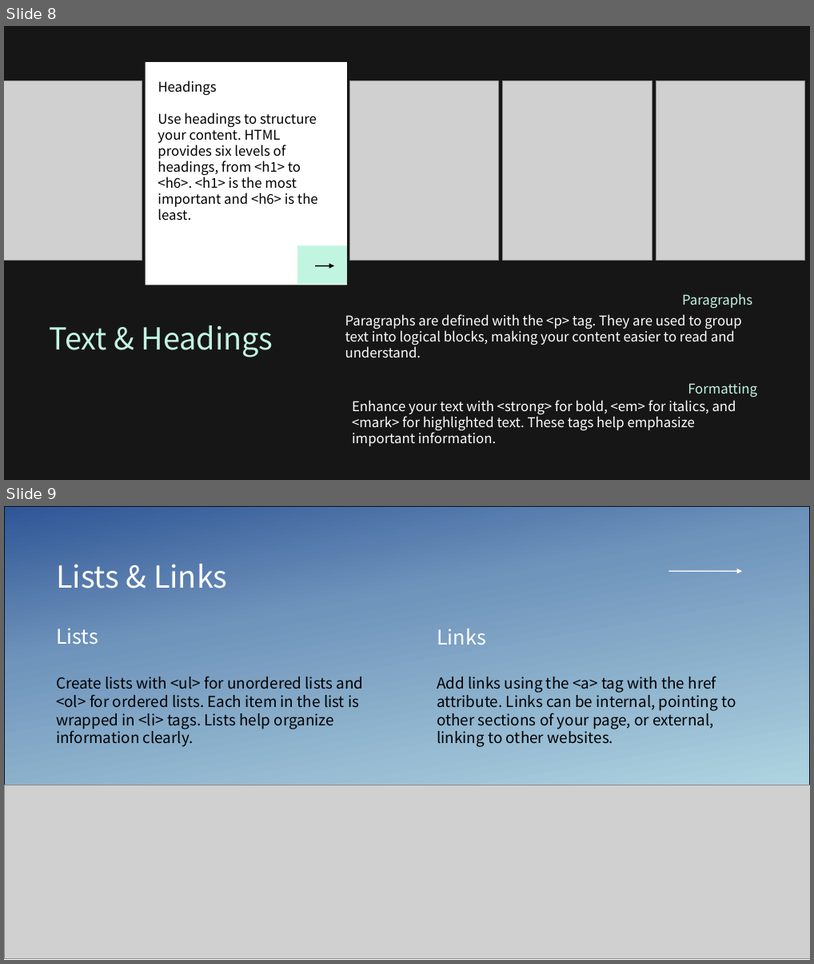
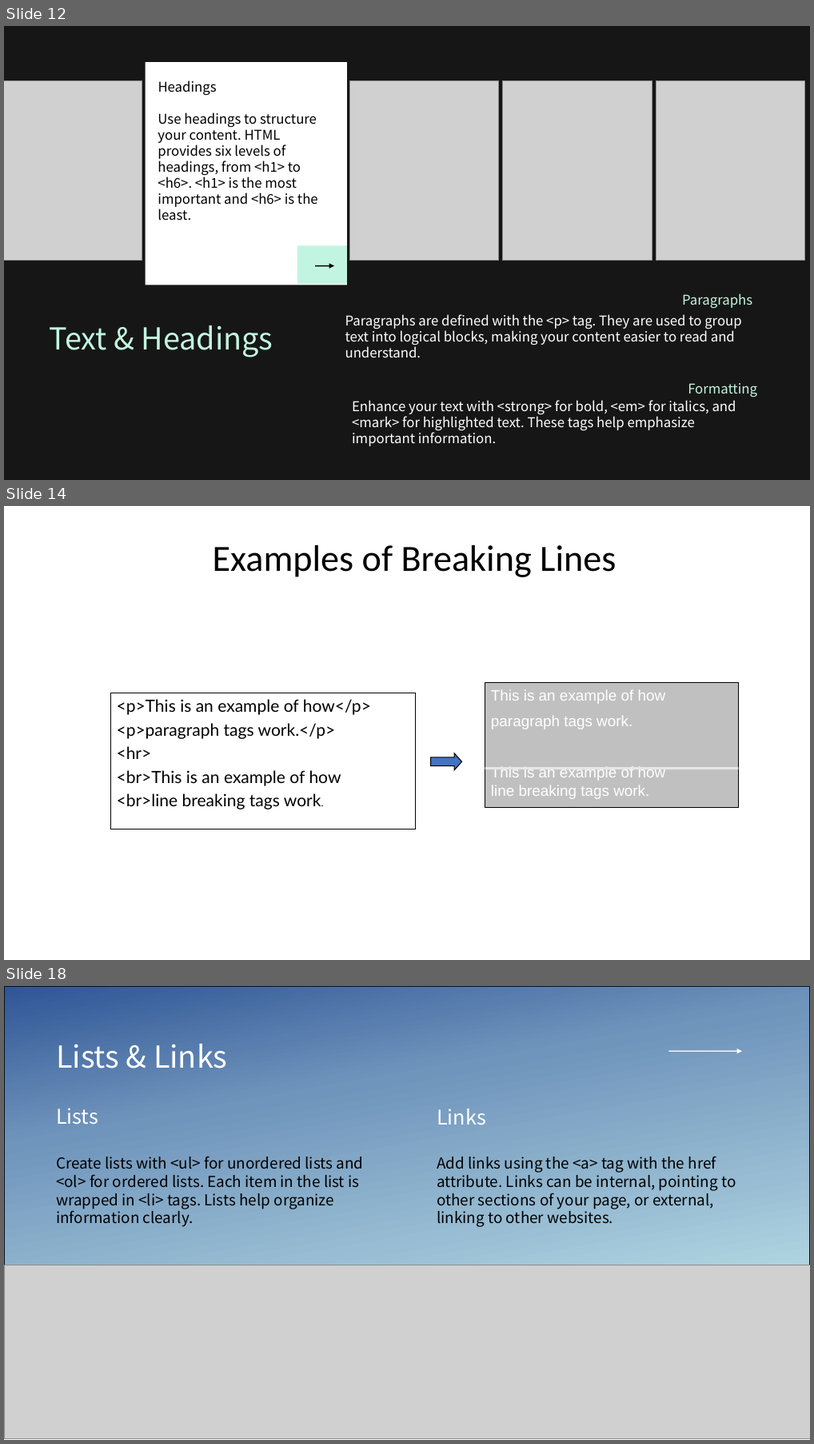
Before and after one commit to seanwhs/HTML-Crash-Course, a slide deck: HTML Crash Course – 1 Day.pptx. Shown one above the other, each under a label of ours: slides 8 and 9 before the commit, slides 12, 14 and 18 after it; the slides between them are not shown. The pictures are 814x964 and 814x1444 pixels, drawn with LibreOffice and Linux fonts; fonts in the diff are those of the drawing; grey boxes stand for pictures. Boxes give left, top, right and bottom in pixels: in the first picture for what was removed or moved away, otherwise in the second. Text is boxed around its words. In the diff, an @@ line names an element or a change of style, - is before the commit and + after.

```diff
--- a/HTML Crash Course – 1 Day.pptx
+++ b/HTML Crash Course – 1 Day.pptx
@@ slide 14 added at box(4, 506, 810, 960), background #FFFFFF @@
@@ text added at box(213, 545, 616, 577), 44 pt, text #000000 @@
+Examples of Breaking Lines
@@ rectangle added at box(110, 692, 416, 828), outline #000000 0.75 pt, 20 pt, text #000000 @@
+<p>This is an example of how</p>
+<p>paragraph tags work.</p>
+<hr>
+<br>This is an example of how
+<br>line breaking tags work.
@@ rectangle added at box(486, 683, 739, 808), fill #C0C0C0, outline #000000 1 pt, 18 pt, text #FFFFFF @@
+This is an example of how
+paragraph tags work.
+This is an example of how
+line breaking tags work.
@@ right arrow added at box(431, 753, 462, 770), fill #4472C4, outline #000000 1 pt @@
@@ line added from (486, 768) to (739, 768), #E7E6E6 3 pt @@
@@ what was slide 8 is now slide 12 @@
@@ what was slide 9 is now slide 18 @@
```
Also in this commit, not shown: 1 slide changed, 44 other slides added.
